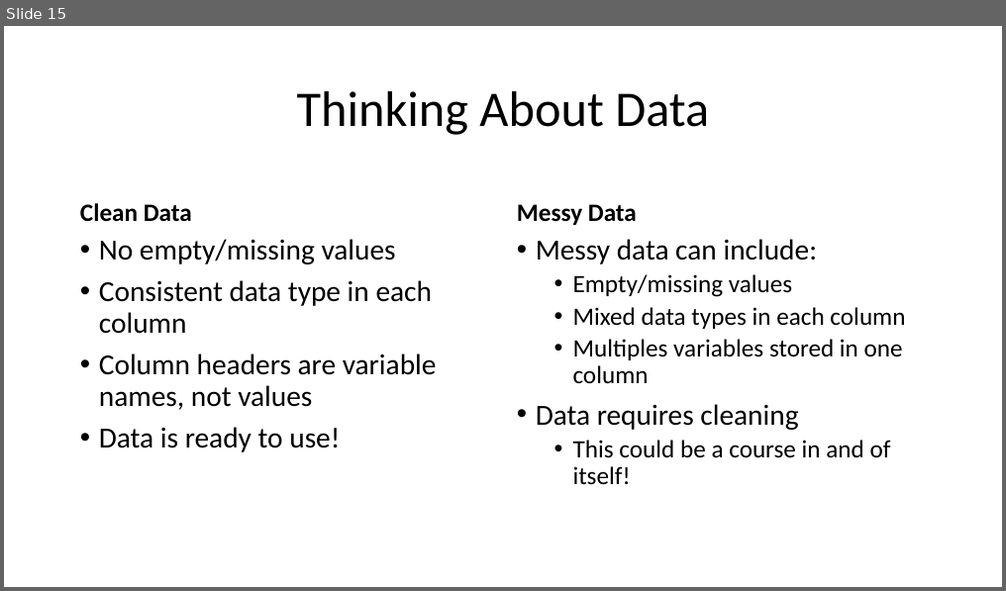
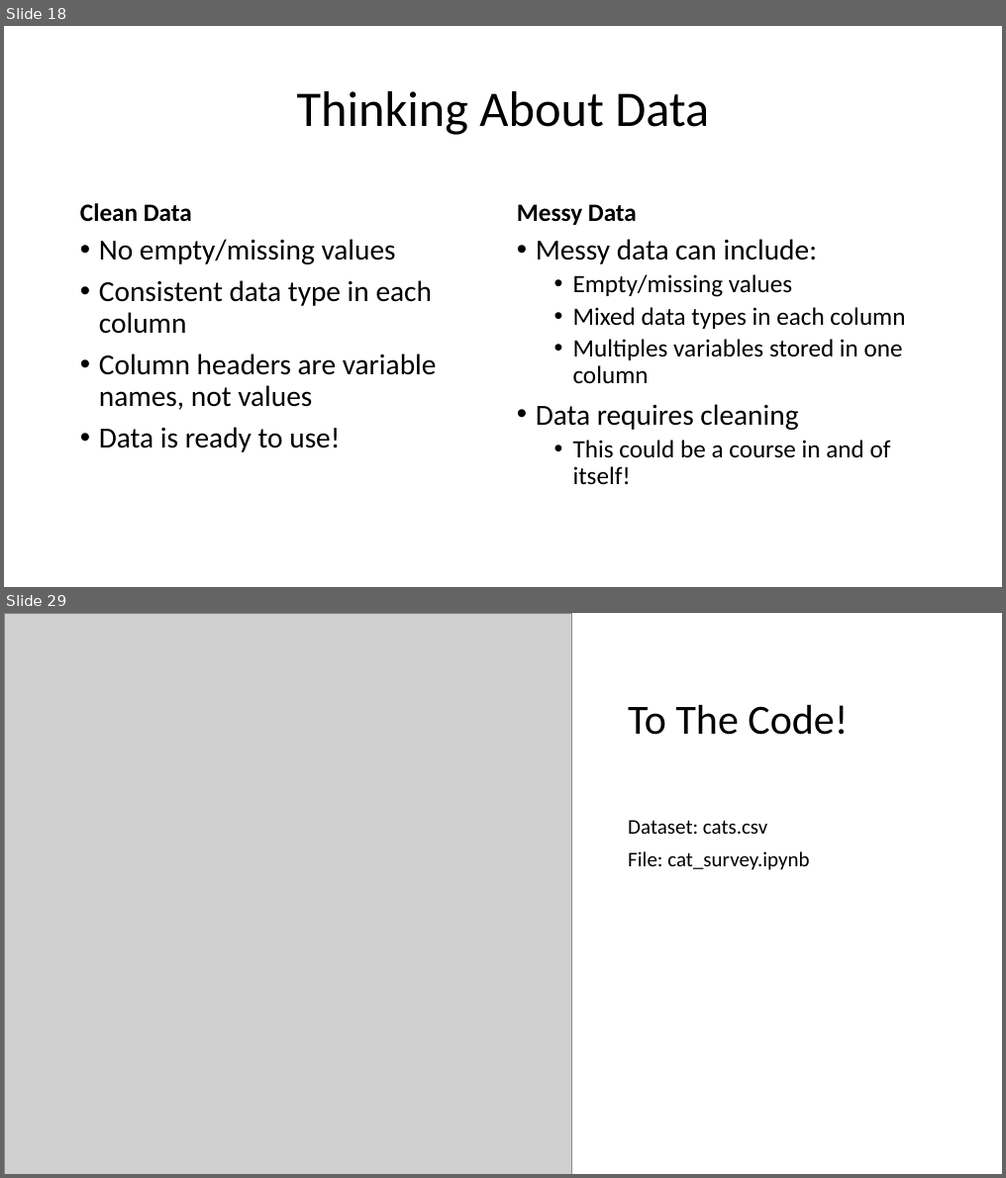
Before and after one commit to likeawednesday/TechCamp_DataViz, a slide deck: DVUP.pptx. Shown one above the other, each under a label of ours: slide 15 before the commit, slides 18 and 29 after it; the slides between them are not shown. The pictures are 1006x591 and 1006x1178 pixels, drawn with LibreOffice and Linux fonts; fonts in the diff are those of the drawing; grey boxes stand for pictures. Boxes give left, top, right and bottom in pixels: in the first picture for what was removed or moved away, otherwise in the second. Text is boxed around its words. In the diff, an @@ line names an element or a change of style, - is before the commit and + after.

```diff
--- a/DVUP.pptx
+++ b/DVUP.pptx
@@ slide 29 added at box(4, 613, 1002, 1174), background #FFFFFF @@
@@ picture added at box(4, 613, 572, 1174) @@
@@ title added at box(628, 705, 847, 735), 40 pt, text #000000 @@
+To The Code!
@@ text added at box(628, 820, 809, 870), 20 pt, text #000000 @@
+Dataset: cats.csv
+File: cat_survey.ipynb
@@ what was slide 15 is now slide 18 @@
```
Also in this commit, not shown: 6 slides changed, 14 other slides added.
